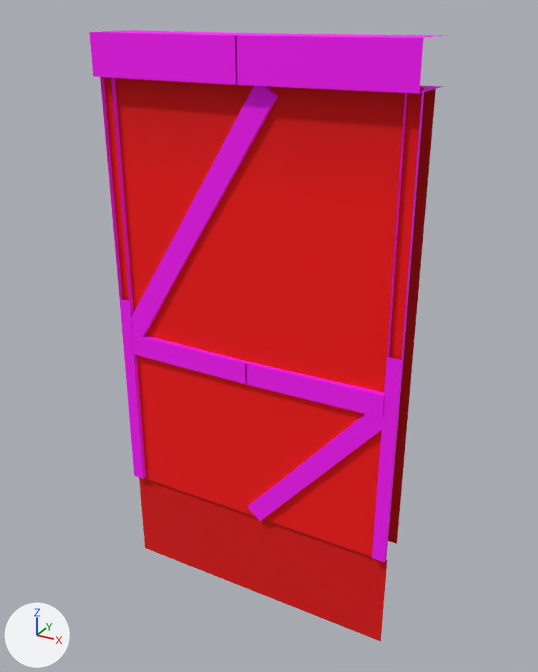
Renders of the glTF model godot/art/world/house/plaster_k.glb from each side of a commit.
Both versions are drawn from a 50 mm camera at (2.18, -3.7, 3.25) aimed at (0.04, 0.18, 1.31). Lighting does not change. The marker at lower left points along +X, +Y and +Z. The first picture is the older version. Vertices at exactly the same position are counted once.

Names of what the first picture shows: 'plaster_k'.
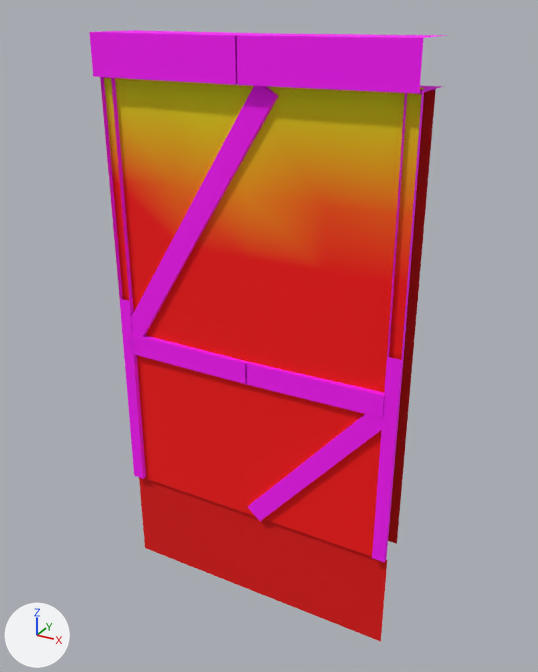
Boxes (x1, y1, x2, y2) around the edits, measured in the pictures (538 x 672 px; the box of a moved part takes in the faces that stretch with it):
part 1 of me_plaster_k, reshaped: (113, 179, 412, 288) in both
part 2 of me_plaster_k, moved or reshaped: (104, 77, 330, 90) in both
part 3 of me_plaster_k, recoloured (lighter): (104, 78, 424, 218) in both

The change in detail:
me_plaster_k is used by ob_plaster_k; location (0.0, 0.0, 0.0).
me_plaster_k had 191 vertices, 210 faces and spanned x -1.0..1.01, y -0.09..0.31, z -0.7..3.12.
me_plaster_k now has 196 vertices, 218 faces and spans x -1.0..1.01, y -0.09..0.31, z -0.7..3.12.
Part 1, on me_plaster_k:
8 faces are deleted.
5 vertices are added at (-0.5, -0.01, 1.88), (-1.0, 0.0, 1.88), (0.0, -0.01, 1.88), (0.5, 0.0, 1.88), (1.0, 0.0, 1.88).
16 new faces join them.
Part 2, on me_plaster_k:
6 faces are deleted.
6 new faces join them.
me_plaster_k part 3: 10 kept faces spanning x -1.0..1.0, y 0.0, z 2.25..2.9 get new vertex colours; the middle colour goes from red #ea0000 to yellow #eac800.
